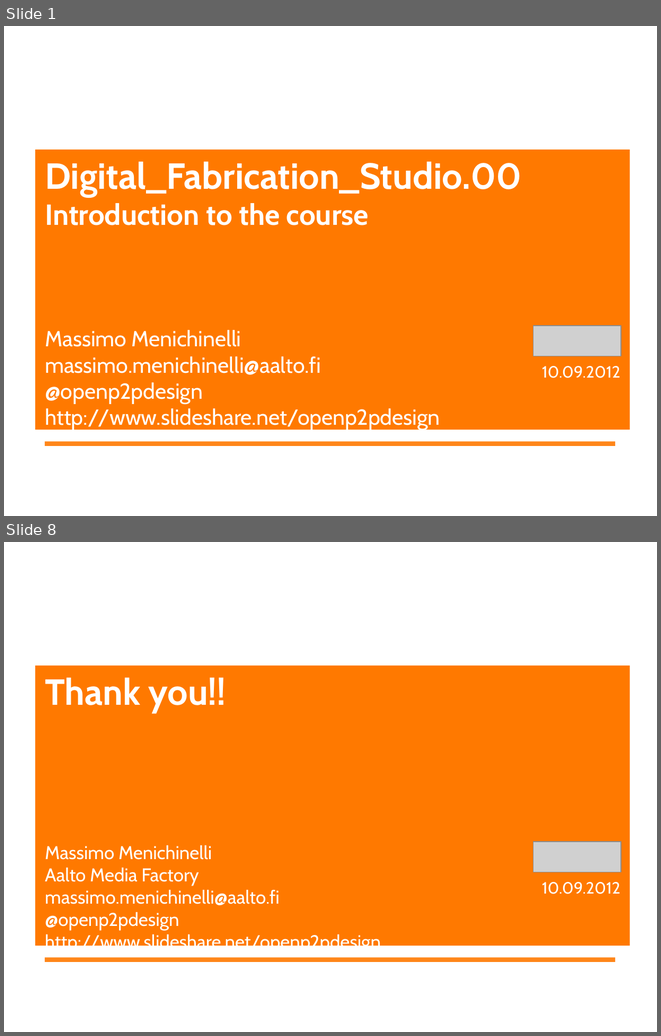
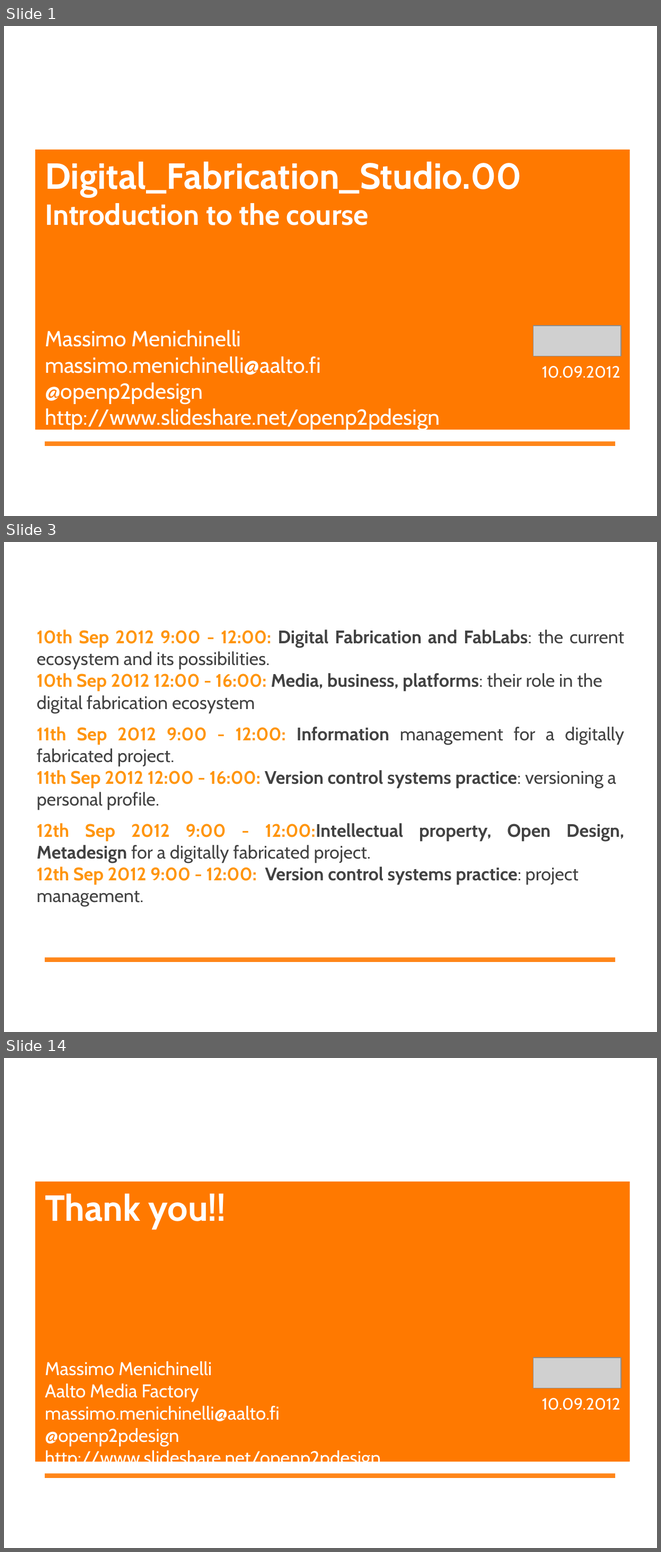
Before and after one commit to DigitalFabricationStudio/Slides, a slide deck: libreoffice/DigitalFabricationStudio.00__Introduction.odp. Shown one above the other, each under a label of ours: slides 1 and 8 before the commit, slides 1, 3 and 14 after it; the slides between them are not shown. The pictures are 661x1036 and 661x1552 pixels, drawn with LibreOffice and Linux fonts; fonts in the diff are those of the drawing; grey boxes stand for pictures; background and template pictures are left out. Boxes give left, top, right and bottom in pixels: in the first picture for what was removed or moved away, otherwise in the second. Text is boxed around its words. In the diff, an @@ line names an element or a change of style, - is before the commit and + after.

```diff
--- a/libreoffice/DigitalFabricationStudio.00__Introduction.odp
+++ b/libreoffice/DigitalFabricationStudio.00__Introduction.odp
@@ slide 3 added at [4, 542, 657, 1032], background picture (left out); not listed: 1 template element that a slide beside it also shows @@
@@ text added at [37, 629, 624, 907], 20 pt, text #424242, bold @@
+10th Sep 2012 9:00 - 12:00: Digital Fabrication and FabLabs: the current ecosystem and its possibilities.
+10th Sep 2012 12:00 - 16:00: Media, business, platforms: their role in the digital fabrication ecosystem
+11th Sep 2012 9:00 - 12:00: Information management for a digitally fabricated project.
+11th Sep 2012 12:00 - 16:00: Version control systems practice: versioning a personal profile.
+12th Sep 2012 9:00 - 12:00:Intellectual property, Open Design, Metadesign for a digitally fabricated project.
+12th Sep 2012 9:00 - 12:00: Version control systems practice: project management.
@@ title added at [278, 629, 422, 648], 30 pt, text #FFFFFF, bold @@
+25438 Digital Fabrication Studio #01
@@ what was slide 8 is now slide 14 @@
```
Also in this commit, not shown: 2 slides changed, 9 other slides added, 4 slides removed.
